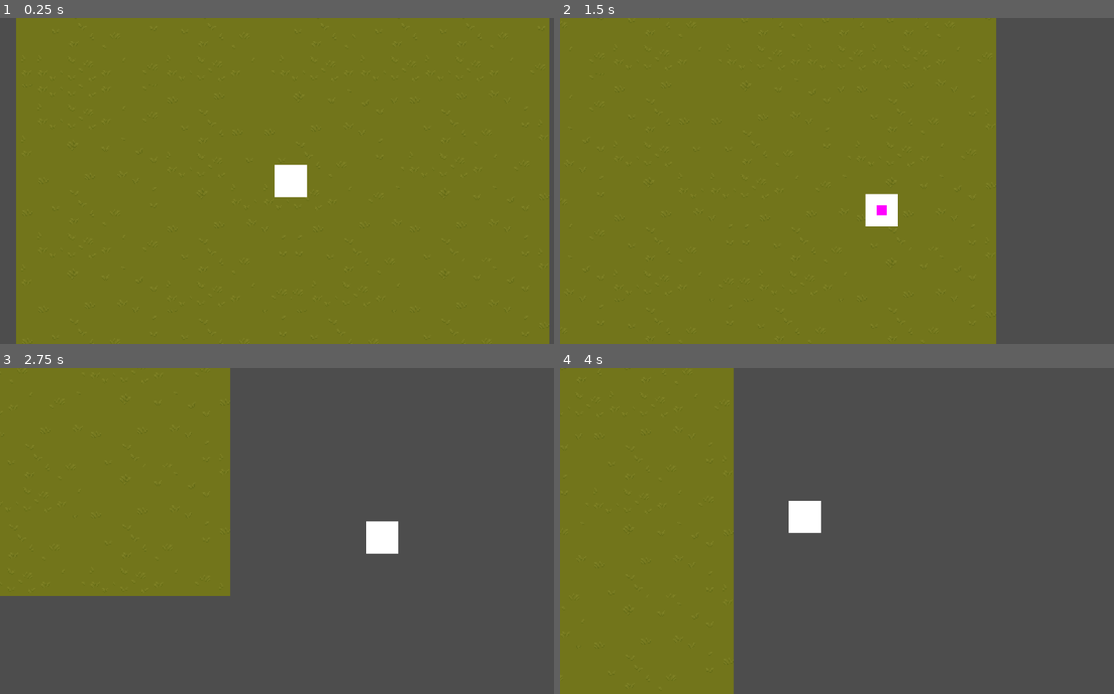
Above: before the commit, frames 1-4 (two rows, left to right).
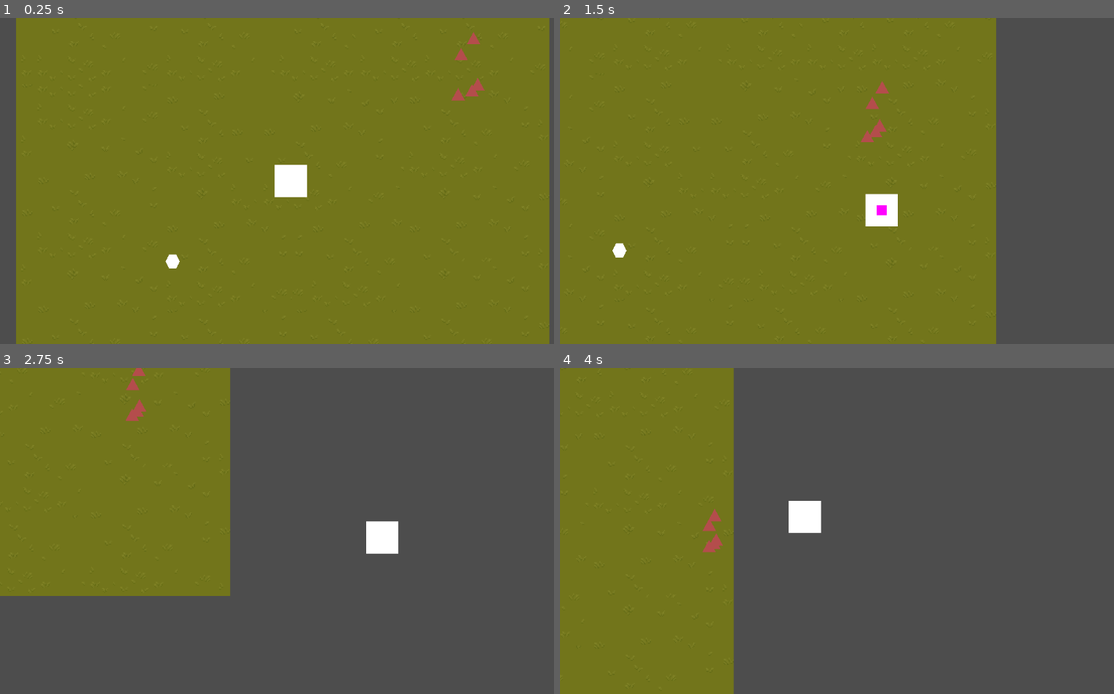
Above: after the commit, the same moments.

Repository: IronShackle/BoneNMortar
Game: Godot game, scene res://game.tscn
Same seed, same stepped clock (60 frames per second), same inputs: the game is played once before the commit and once after it.
Inputs (mouse positions are in pixels of both pictures, inside the frame that each line leads up to):
- Up to frame 1 (0.25 s): no input
- Up to frame 2 (1.5 s): move the mouse to (981, 164) at 0.52 s; hold D (ui_right) 0.53-1.28 s; tap E (interact, bound only after the commit) at 0.6 s; move the mouse to (731, 197) at 1.27 s; hold S (ui_down) from 1.28 s (still down); click (731, 197) at 1.35 s
- Up to frame 3 (2.75 s): tap E (interact, bound only after the commit) at 1.55, 2.3 s; move the mouse to (349, 459) at 2.02 s; release S (ui_down) at 2.03 s; hold D (ui_right) from 2.03 s (still down); tap Space (dodge) at 2.1 s
- Up to frame 4 (4 s): move the mouse to (820, 596) at 2.77 s; release D (ui_right) at 2.78 s; hold W (ui_up) 2.78-3.53 s; tap E (interact, bound only after the commit) at 2.85, 3.6 s; move the mouse to (1025, 579) at 3.52 s; hold A (ui_left) from 3.53 s (still down)

The runs differ from the first frame. In frame 1, 0.3% of the frame differs, in the area x 29-88%, y 4-77%; in frame 2, 0.3%; in frame 3, 0.2%; in frame 4, 0.2%.

Commit message:
Added pickups on enemy death, and interactable objects

Diff:
--- a/Basic_Enemy.tscn
+++ b/Basic_Enemy.tscn
@@ -1,7 +1,8 @@
-[gd_scene load_steps=5 format=3 uid="uid://sxtr0lvlbdeq"]
+[gd_scene load_steps=6 format=3 uid="uid://sxtr0lvlbdeq"]
 
 [ext_resource type="PackedScene" uid="uid://b52oqqpc2t3vc" path="res://MobBase.tscn" id="1_tl2ma"]
 [ext_resource type="Script" uid="uid://4yfi77rp8j5d" path="res://Systems/AI/basic_enemy.gd" id="3_6a81g"]
+[ext_resource type="PackedScene" uid="uid://doxs77cpqttet" path="res://SoulPickup.tscn" id="3_eujlb"]
 [ext_resource type="Script" uid="uid://cutcl24p4stoe" path="res://Systems/Combat/hurtbox.gd" id="5_eujlb"]
 
 [sub_resource type="CircleShape2D" id="CircleShape2D_iqqn0"]
@@ -10,7 +11,9 @@
 [node name="MobBase" instance=ExtResource("1_tl2ma")]
 script = ExtResource("3_6a81g")
 chase_range = 500.0
-leash_range = 800.0
+disengage_range = 400.0
+roam_radius = 100.0
+soul_pickup_scene = ExtResource("3_eujlb")
 
 [node name="MovementComponent" parent="." index="2"]
 move_speed = 60.0
--- a/Player.tscn
+++ b/Player.tscn
@@ -1,12 +1,19 @@
-[gd_scene load_steps=6 format=3 uid="uid://coywexmd4lfyr"]
+[gd_scene load_steps=9 format=3 uid="uid://coywexmd4lfyr"]
 
 [ext_resource type="PackedScene" uid="uid://b52oqqpc2t3vc" path="res://MobBase.tscn" id="1_kpjcp"]
 [ext_resource type="Script" uid="uid://dyc75lqjjm73s" path="res://Systems/Player/player_controller.gd" id="1_xhfnw"]
 [ext_resource type="PackedScene" uid="uid://dmav42m3a0vke" path="res://Systems/Combat/Spells/Shadow Flame/shadow_flame.tscn" id="4_cxr5p"]
 [ext_resource type="Script" uid="uid://cutcl24p4stoe" path="res://Systems/Combat/hurtbox.gd" id="4_e80uo"]
+[ext_resource type="Script" uid="uid://d6noo7hwyi6o" path="res://inventory.gd" id="5_cxr5p"]
 
 [sub_resource type="CircleShape2D" id="CircleShape2D_cxr5p"]
 radius = 15.0
+
+[sub_resource type="CircleShape2D" id="CircleShape2D_tdg3f"]
+radius = 24.083189
+
+[sub_resource type="CircleShape2D" id="CircleShape2D_dtqjt"]
+radius = 55.0
 
 [node name="MobBase" groups=["player"] instance=ExtResource("1_kpjcp")]
 script = ExtResource("1_xhfnw")
@@ -20,10 +27,21 @@
 position = Vector2(-16, -16)
 polygon = PackedVector2Array(0, 0, 32, 0, 32, 32, 0, 32)
 
-[node name="Hurtbox" type="Area2D" parent="." index="6"]
+[node name="Hurtbox" type="Area2D" parent="." index="6" groups=["player"]]
 script = ExtResource("4_e80uo")
 team = "player"
 metadata/_custom_type_script = "uid://cutcl24p4stoe"
 
-[node name="CollisionShape2D" type="CollisionShape2D" parent="Hurtbox" index="0"]
+[node name="CollisionShape2D" type="CollisionShape2D" parent="Hurtbox" index="0" groups=["player"]]
 shape = SubResource("CircleShape2D_cxr5p")
+
+[node name="Inventory" type="Node" parent="." index="7"]
+script = ExtResource("5_cxr5p")
+
+[node name="CollisionShape2D" type="CollisionShape2D" parent="." index="8"]
+shape = SubResource("CircleShape2D_tdg3f")
+
+[node name="InteractionZone" type="Area2D" parent="." index="9"]
+
+[node name="CollisionShape2D" type="CollisionShape2D" parent="InteractionZone" index="0"]
+shape = SubResource("CircleShape2D_dtqjt")
--- /dev/null
+++ b/SoulPickup.tscn
@@ -0,0 +1,17 @@
+[gd_scene load_steps=3 format=3 uid="uid://doxs77cpqttet"]
+
+[ext_resource type="Script" uid="uid://b303ufsby0kgn" path="res://Systems/Pickups/soul_pickup.gd" id="1_v8vlv"]
+
+[sub_resource type="CircleShape2D" id="CircleShape2D_5m2gj"]
+
+[node name="SoulPickup" type="Area2D"]
+script = ExtResource("1_v8vlv")
+metadata/_custom_type_script = "uid://b303ufsby0kgn"
+
+[node name="Polygon2D" type="Polygon2D" parent="."]
+position = Vector2(0, 3)
+color = Color(0.44313726, 0.70980394, 0.9490196, 0.5686275)
+polygon = PackedVector2Array(-10, -3, 0, 7, 10, -3, 0, -13)
+
+[node name="CollisionShape2D" type="CollisionShape2D" parent="."]
+shape = SubResource("CircleShape2D_5m2gj")
--- a/Systems/AI/basic_enemy.gd
+++ b/Systems/AI/basic_enemy.gd
@@ -7,11 +7,11 @@
 @export var chase_range: float = 200.0
 @export var disengage_range: float = 400.0
 @export var roam_radius: float = 100.0
+@export var soul_pickup_scene: PackedScene  # Assign SoulPickup scene here
 
 var spawn_position: Vector2
 var ai_state: AIState = AIState.ROAMING
 
-# Roaming behavior
 var roam_timer: float = 0.0
 var roam_wait_time: float = 2.0
 var roam_direction: Vector2 = Vector2.ZERO
@@ -66,18 +66,15 @@
 
 	var from_spawn = global_position.distance_to(spawn_position)
 
-	# If outside roam radius, move back toward spawn
 	if from_spawn > roam_radius:
 		roam_direction = (spawn_position - global_position).normalized()
 		return
 
-	# Otherwise, pick random directions occasionally
 	roam_timer -= delta
 
 	if roam_timer <= 0.0:
 		roam_timer = roam_wait_time
 
-		# 50% chance to stand still, 50% chance to pick new direction
 		if randf() > 0.5:
 			roam_direction = Vector2.ZERO
 		else:
@@ -120,3 +117,18 @@
 
 	action_machine.set_initial_state("ActionIdle")
 	action_machine.start()
+
+
+func _on_death() -> void:
+	call_deferred("_spawn_soul_pickup")
+	died.emit()
+	queue_free()
+
+
+func _spawn_soul_pickup() -> void:
+	if soul_pickup_scene == null:
+		return
+
+	var pickup = soul_pickup_scene.instantiate()
+	pickup.global_position = global_position
+	get_tree().current_scene.add_child(pickup)
--- /dev/null
+++ b/Systems/Interactable Objects/Altars/Altar Effects/altar_effect.gd
@@ -0,0 +1,10 @@
+# altar_effect.gd - Base effect class
+class_name AltarEffect
+extends Node
+
+## Base class for altar effects
+
+
+## Called when altar is used
+func execute(_player: Node2D) -> void:
+	pass
--- /dev/null
+++ b/Systems/Interactable Objects/Altars/Altar Effects/healing_effect.gd
@@ -0,0 +1,16 @@
+# healing_effect.gd (example)
+class_name HealingEffect
+extends AltarEffect
+
+## Heals the player when used
+
+
+@export var heal_amount: float = 50.0
+
+
+func execute(player: Node2D) -> void:
+	var health = player.get_node_or_null("HealthComponent")
+
+	if health and health is HealthComponent:
+		health.gain_life(heal_amount)
+		print("Healed player for %d HP" % heal_amount)
--- /dev/null
+++ b/Systems/Interactable Objects/Altars/Altar Effects/print_effect.gd
@@ -0,0 +1,8 @@
+class_name PrintEffect
+extends AltarEffect
+
+## An altar effect that prints a message when executed
+@export var message: String = "Altar activated!"
+
+func execute(_player: Node2D) -> void:
+    print(message)
--- /dev/null
+++ b/Systems/Interactable Objects/Altars/altar_base.gd
@@ -0,0 +1,35 @@
+# altar_base.gd
+class_name AltarBase
+extends Interactable
+
+## Altar that holds and executes effects
+
+
+@export var uses_remaining: int = 3
+
+var effect: AltarEffect = null
+
+
+func _ready() -> void:
+	_discover_effect()
+
+
+func _discover_effect() -> void:
+	for child in get_children():
+		if child is AltarEffect:
+			effect = child
+			return
+
+
+func can_interact() -> bool:
+	return uses_remaining > 0 and effect != null
+
+
+func interact(player: Node2D) -> void:
+	if not can_interact():
+		return
+
+	uses_remaining -= 1
+	effect.execute(player)
+
+	print("Altar used. Uses remaining: %d" % uses_remaining)
--- /dev/null
+++ b/Systems/Interactable Objects/interactable.gd
@@ -0,0 +1,16 @@
+# interactable.gd - Base class for all interactables
+class_name Interactable
+extends Area2D
+
+## Base class for all interactable objects
+
+
+@export var interaction_prompt: String = "Interact"
+
+
+func can_interact() -> bool:
+	return true
+
+
+func interact(_player: Node2D) -> void:
+	pass
--- /dev/null
+++ b/Systems/Pickups/pickup.gd
@@ -0,0 +1,54 @@
+# pickup.gd
+extends Area2D
+class_name Pickup
+
+## Base class for collectible pickups that float toward the player
+
+
+@export var magnetic_range: float = 100.0
+@export var magnetic_speed: float = 300.0
+
+var is_magnetic: bool = false
+
+
+func _ready() -> void:
+	body_entered.connect(_on_body_entered)
+
+
+func _process(delta: float) -> void:
+	if is_magnetic:
+		_move_toward_player(delta)
+	else:
+		_check_magnetic_activation()
+
+
+func _check_magnetic_activation() -> void:
+	var player = get_tree().get_first_node_in_group("player")
+
+	if not player:
+		return
+
+	var distance = global_position.distance_to(player.global_position)
+
+	if distance < magnetic_range:
+		is_magnetic = true
+
+
+func _move_toward_player(delta: float) -> void:
+	var player = get_tree().get_first_node_in_group("player")
+
+	if not player:
+		return
+
+	var direction = (player.global_position - global_position).normalized()
+	global_position += direction * magnetic_speed * delta
+
+
+func _on_body_entered(body: Node2D) -> void:
+	if body.is_in_group("player"):
+		_on_collected(body)
+
+
+## Virtual method - override in subclasses
+func _on_collected(_player: Node2D) -> void:
+	pass
--- /dev/null
+++ b/Systems/Pickups/soul_pickup.gd
@@ -0,0 +1,18 @@
+# soul_pickup.gd
+extends Pickup
+class_name SoulPickup
+
+## Collectible soul resource dropped by enemies
+
+
+@export var soul_amount: int = 1
+
+
+func _on_collected(player: Node2D) -> void:
+	var inventory = player.get_node("Inventory")
+
+	if inventory and inventory is Inventory:
+		inventory.add_souls(soul_amount)
+		queue_free()
+	else:
+		push_error("Player is missing Inventory component!")
--- a/Systems/Player/player_controller.gd
+++ b/Systems/Player/player_controller.gd
@@ -3,7 +3,10 @@
 
 
 var spell_manager: SpellManager
+@onready var interaction_zone: Area2D = $InteractionZone
 
+func _process(_delta: float) -> void:
+	_check_interaction_input()
 
 func get_movement_context(_delta: float) -> Dictionary:
 	return {
@@ -65,3 +68,28 @@
 
 func consume_mana(_cost: float) -> void:
 	pass
+
+func _check_interaction_input() -> void:
+	if Input.is_action_just_pressed("interact"):
+		_try_interact()
+
+
+func _try_interact() -> void:
+	var interactable = _get_nearby_interactable()
+
+	if interactable and interactable.can_interact():
+		interactable.interact(self)
+
+
+func _get_nearby_interactable() -> Interactable:
+	if not interaction_zone:
+		return null
+
+	var overlapping_areas = interaction_zone.get_overlapping_areas()
+
+	# Return first interactable found
+	for area in overlapping_areas:
+		if area is Interactable:
+			return area
+
+	return null
--- /dev/null
+++ b/altar_base.tscn
@@ -0,0 +1,23 @@
+[gd_scene load_steps=4 format=3 uid="uid://pjfkkqhpxtls"]
+
+[ext_resource type="Script" uid="uid://fdsox48lsnci" path="res://Systems/Interactable Objects/Altars/altar_base.gd" id="1_ac6ho"]
+[ext_resource type="Script" uid="uid://ctm1u0v86emdr" path="res://Systems/Interactable Objects/Altars/Altar Effects/print_effect.gd" id="2_lsi3i"]
+
+[sub_resource type="CircleShape2D" id="CircleShape2D_lsi3i"]
+radius = 28.0
+
+[node name="AltarBase" type="Area2D"]
+script = ExtResource("1_ac6ho")
+metadata/_custom_type_script = "uid://fdsox48lsnci"
+
+[node name="CollisionShape2D" type="CollisionShape2D" parent="."]
+shape = SubResource("CircleShape2D_lsi3i")
+
+[node name="Polygon2D" type="Polygon2D" parent="."]
+position = Vector2(2.3841858e-07, 0)
+scale = Vector2(1.75, 3.5)
+polygon = PackedVector2Array(-2, -2, 2, -2, 4, 0, 2, 2, -2, 2, -4, 0)
+
+[node name="PrintEffect" type="Node" parent="."]
+script = ExtResource("2_lsi3i")
+metadata/_custom_type_script = "uid://ctm1u0v86emdr"
--- a/game.tscn
+++ b/game.tscn
@@ -1,9 +1,10 @@
-[gd_scene load_steps=7 format=4 uid="uid://conp3ilalt5qc"]
+[gd_scene load_steps=8 format=4 uid="uid://conp3ilalt5qc"]
 
 [ext_resource type="PackedScene" uid="uid://coywexmd4lfyr" path="res://Player.tscn" id="2_e2o6t"]
 [ext_resource type="Texture2D" uid="uid://b8dexmhm3bout" path="res://Game Dev Assets/Pixel Art Top Down - Basic v1.2.2/Texture/TX Tileset Grass.png" id="2_fc0e3"]
 [ext_resource type="PackedScene" uid="uid://cpa747p0e18a6" path="res://Systems/Enemy/Enemy Spawner.tscn" id="4_7jktm"]
 [ext_resource type="Script" uid="uid://ct8516bo62i2c" path="res://camera_controller.gd" id="4_fc0e3"]
+[ext_resource type="PackedScene" uid="uid://pjfkkqhpxtls" path="res://altar_base.tscn" id="5_7jktm"]
 
 [sub_resource type="TileSetAtlasSource" id="TileSetAtlasSource_eow3j"]
 texture = ExtResource("2_fc0e3")
@@ -281,7 +282,7 @@
 dodge_distance = 15.0
 
 [node name="Shadow Flame" parent="Player" index="4"]
-projectile_max_hits = 2
+projectile_max_hits = 5
 cast_time = 0.1
 movement_modifier = 1.0
 
@@ -292,7 +293,9 @@
 
 [node name="EnemySpawner" parent="." instance=ExtResource("4_7jktm")]
 position = Vector2(191, -117)
-activation_range = 1.0
 respawn_delay = 1.0
 
+[node name="AltarBase" parent="." instance=ExtResource("5_7jktm")]
+position = Vector2(-117, 80)
+
 [editable path="Player"]
--- /dev/null
+++ b/inventory.gd
@@ -0,0 +1,15 @@
+# Systems/Inventory/inventory.gd
+extends Node
+class_name Inventory
+
+
+var soul_count: int = 0
+
+
+func add_souls(amount: int) -> void:
+	soul_count += amount
+	print("Souls collected: +%d (Total: %d)" % [amount, soul_count])
+
+
+func get_soul_count() -> int:
+	return soul_count
--- a/project.godot
+++ b/project.godot
@@ -60,6 +60,11 @@
 "events": [Object(InputEventKey,"resource_local_to_scene":false,"resource_name":"","device":-1,"window_id":0,"alt_press …(191 unchanged characters)…
 ]
 }
+interact={
+"deadzone": 0.2,
+"events": [Object(InputEventKey,"resource_local_to_scene":false,"resource_name":"","device":-1,"window_id":0,"alt_pressed":false,"shift_pressed":false,"ctrl_pressed":false,"meta_pressed":false,"pressed":false,"keycode":0,"physical_keycode":69,"key_label":0,"unicode":101,"location":0,"echo":false,"script":null)
+]
+}
 
 [rendering]
 
Not shown, added: Systems/Interactable Objects/Altars/Altar Effects/altar_effect.gd.uid
Not shown, added: Systems/Interactable Objects/Altars/Altar Effects/healing_effect.gd.uid
Not shown, added: Systems/Interactable Objects/Altars/Altar Effects/print_effect.gd.uid
Not shown, added: Systems/Interactable Objects/Altars/altar_base.gd.uid
Not shown, added: Systems/Interactable Objects/interactable.gd.uid
Not shown, added: Systems/Pickups/pickup.gd.uid
Not shown, added: Systems/Pickups/soul_pickup.gd.uid
Not shown, added: inventory.gd.uid
